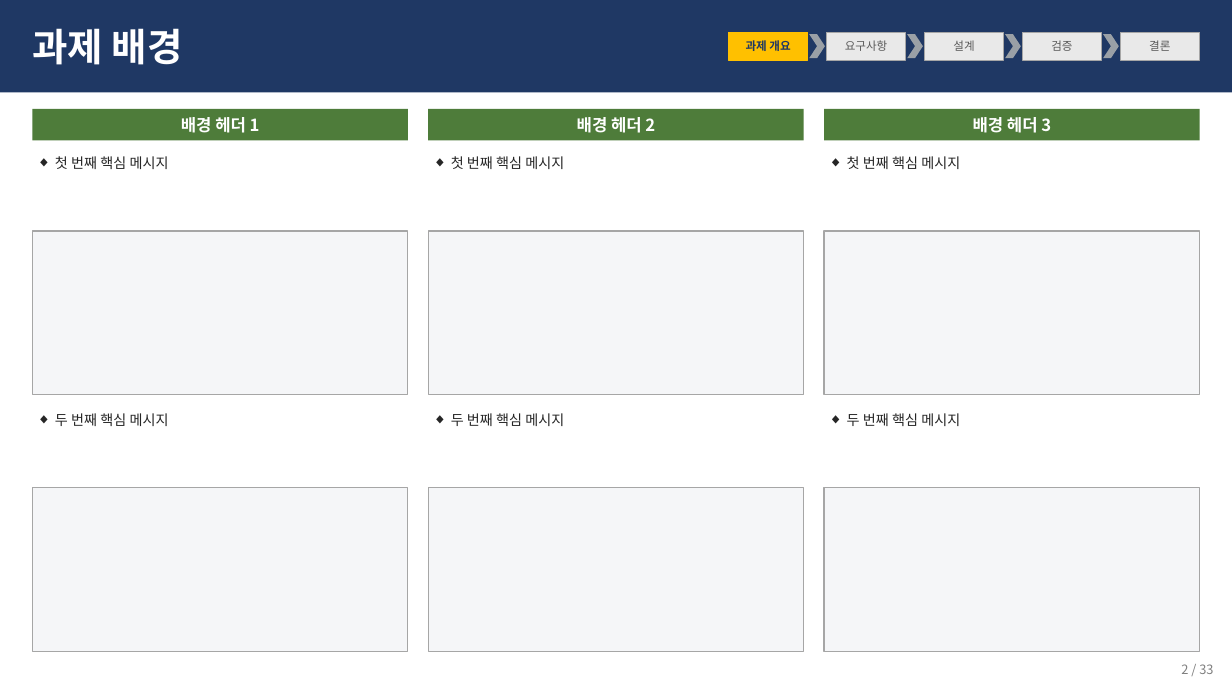
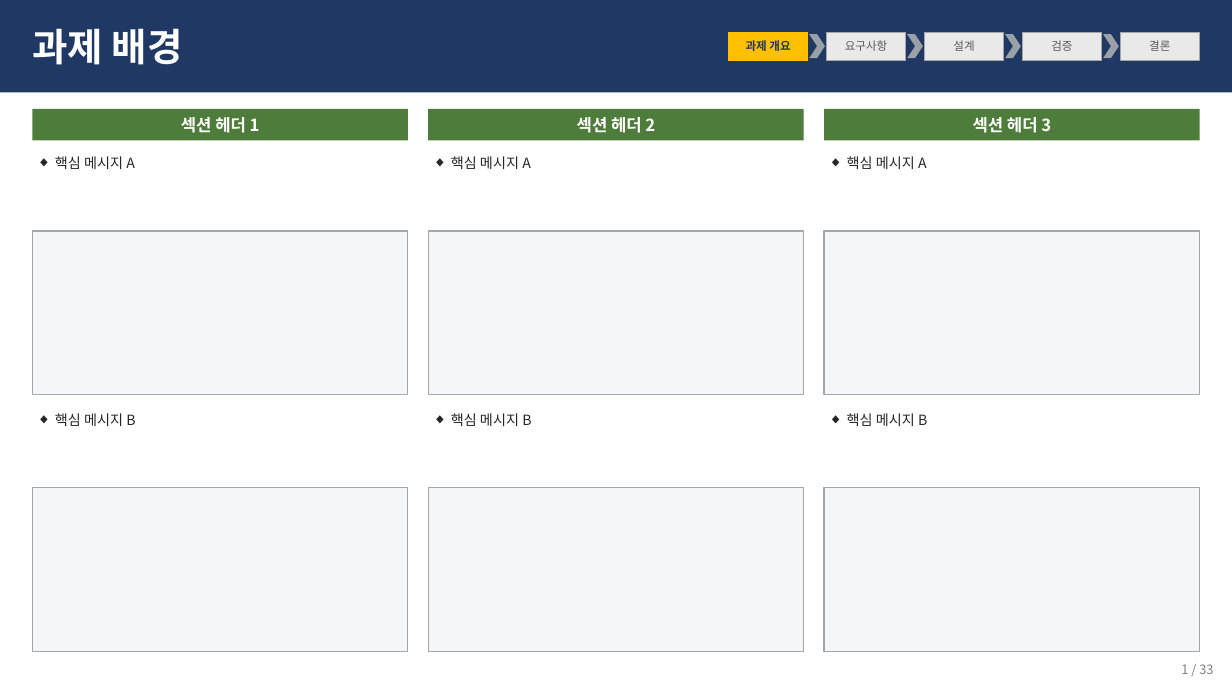
Before and after one commit to mkim0628/architect, a slide deck: slide 1 of .claude/skills/architect-ppt/assets/architect_template.pptx (slide 2 before the commit). Drawn at 1232x693 pixels with LibreOffice and Linux fonts; fonts in the diff are those of the drawing. Boxes give left, top, right and bottom in pixels: in the first picture for what was removed or moved away, otherwise in the second. Text is boxed around its words. In the diff, an @@ line names an element or a change of style, - is before the commit and + after.

```diff
--- a/.claude/skills/architect-ppt/assets/architect_template.pptx
+++ b/.claude/skills/architect-ppt/assets/architect_template.pptx
@@ text at bbox=[181, 117, 260, 133]: text changed @@
-배경 헤더 1
+섹션 헤더 1
@@ text at bbox=[577, 117, 655, 133]: text changed @@
-배경 헤더 2
+섹션 헤더 2
@@ text at bbox=[973, 117, 1051, 133]: text changed @@
-배경 헤더 3
+섹션 헤더 3
@@ text at bbox=[55, 156, 135, 169]: text changed @@
-◆ 첫 번째 핵심 메시지
+◆ 핵심 메시지 A
@@ text at bbox=[451, 156, 531, 169]: text changed @@
-◆ 첫 번째 핵심 메시지
+◆ 핵심 메시지 A
@@ text at bbox=[847, 156, 927, 169]: text changed @@
-◆ 첫 번째 핵심 메시지
+◆ 핵심 메시지 A
@@ text at bbox=[55, 413, 135, 426]: text changed @@
-◆ 두 번째 핵심 메시지
+◆ 핵심 메시지 B
@@ text at bbox=[451, 413, 531, 426]: text changed @@
-◆ 두 번째 핵심 메시지
+◆ 핵심 메시지 B
@@ text at bbox=[847, 413, 927, 426]: text changed @@
-◆ 두 번째 핵심 메시지
+◆ 핵심 메시지 B
@@ text at bbox=[1181, 664, 1213, 674]: text changed @@
-2 / 33
+1 / 33
```
Also in this commit, not shown: 3 other slides changed, 16 other files.
